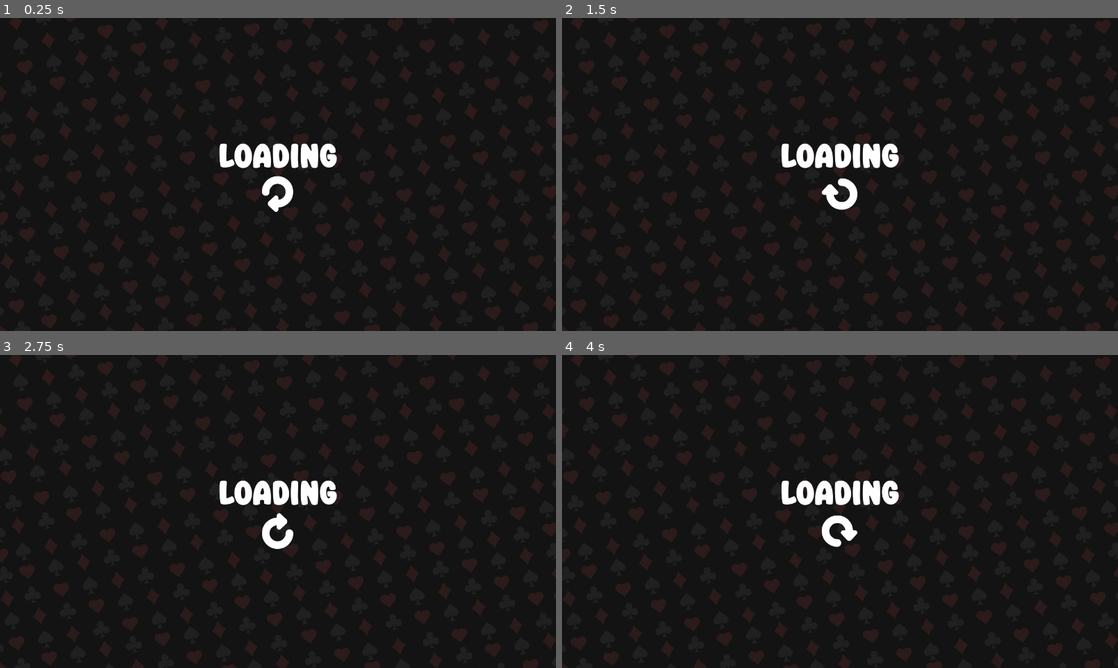
Above: before the commit, frames 1-4 (two rows, left to right).
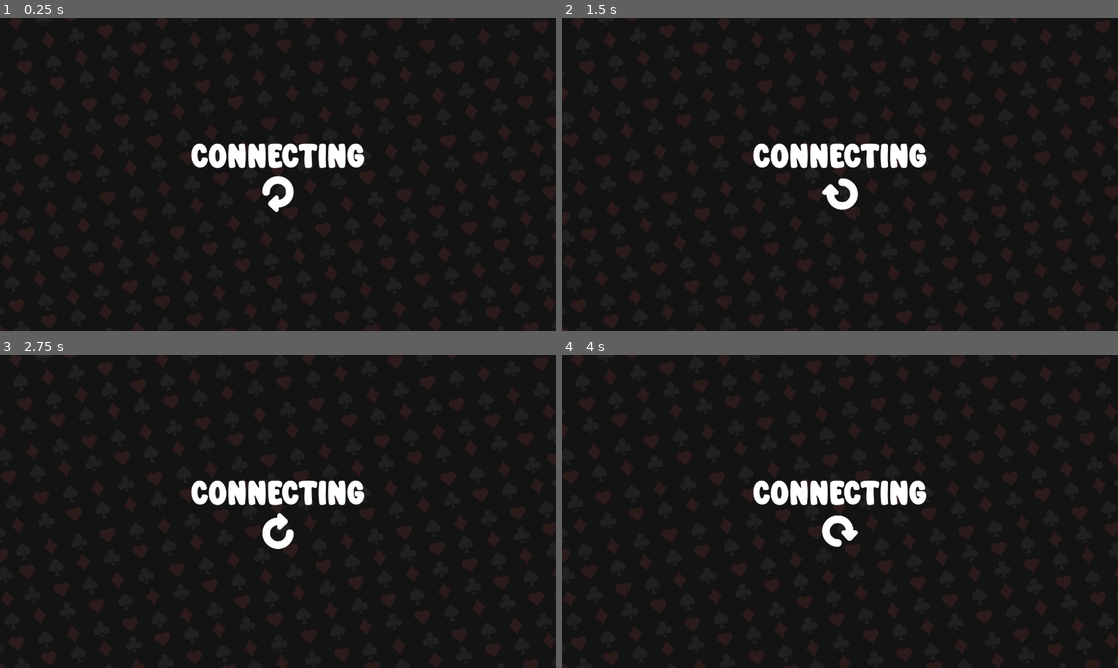
Above: after the commit, the same moments.

Repository: 0xEvsky/marboota-hearts-gm
Game: Godot game, scene res://scenes/game.tscn
Same seed, same stepped clock (60 frames per second), same inputs: the game is played once before the commit and once after it.
Inputs (mouse positions are in pixels of both pictures, inside the frame that each line leads up to):
- Up to frame 1 (0.25 s): no input
- Up to frame 2 (1.5 s): click (840, 309) at 0.52 s; click (840, 309) at 1.27 s
- Up to frame 3 (2.75 s): click (278, 646) at 2.02 s
- Up to frame 4 (4 s): no input

The runs differ from the first frame. In frame 1, 1.5% of the frame differs, in the area x 34-66%, y 40-62%; in frame 2, 1.5%; in frame 3, 1.5%; in frame 4, 1.5%.

Commit message:
change loading to connecting

Diff:
--- a/game/scenes/game.tscn
+++ b/game/scenes/game.tscn
@@ -91,7 +91,7 @@
 layout_mode = 2
 size_flags_horizontal = 4
 theme_override_font_sizes/font_size = 80
-text = "LOADING"
+text = "CONNECTING"
 horizontal_alignment = 1
 vertical_alignment = 1
 
